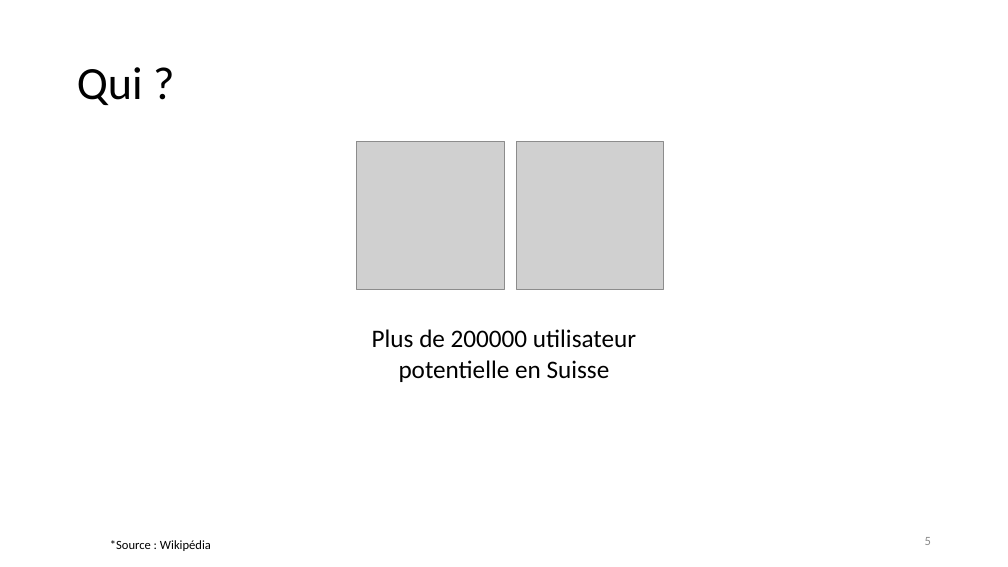
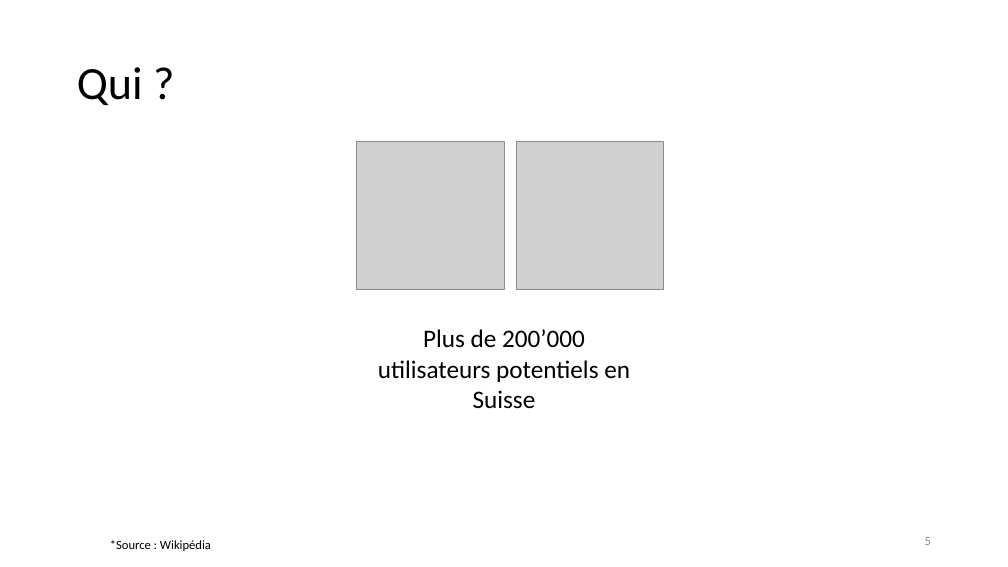
Before and after one commit to unige-pinfo-2019/PInfo1, a slide deck: slide 5 of Docs/UNIbay_DeskPitch.pptx. Drawn at 1008x567 pixels with LibreOffice and Linux fonts; fonts in the diff are those of the drawing; grey boxes stand for pictures. Boxes give left, top, right and bottom in pixels: in the first picture for what was removed or moved away, otherwise in the second. Text is boxed around its words. In the diff, an @@ line names an element or a change of style, - is before the commit and + after.

```diff
--- a/Docs/UNIbay_DeskPitch.pptx
+++ b/Docs/UNIbay_DeskPitch.pptx
@@ text at [378, 329, 630, 409]: text changed @@
-Plus de 200000 utilisateur potentielle en Suisse
+Plus de 200’000 utilisateurs potentiels en Suisse
```
Also in this commit, not shown: 6 other slides changed.
